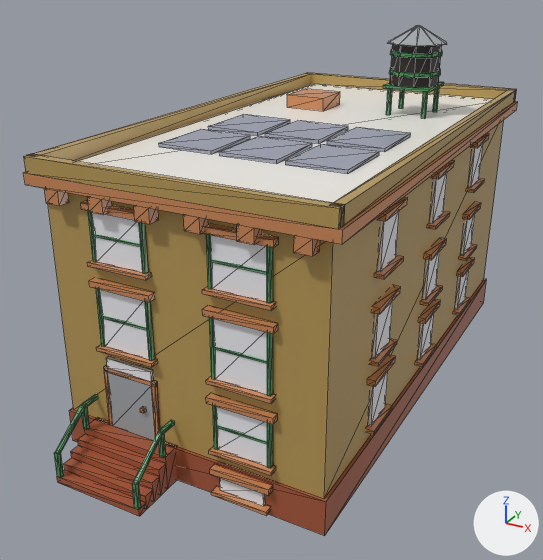
The glTF model assets/managed-models/buildings/house-1x2-3f-brownstone-a-solar/house-1x2-3f-brownstone-a-solar.glb: old version first, new version second.
Camera for both pictures: a camera (50 mm lens) standing at (1.141, -2.345, 1.523) and looking at (-0.066, -0.15, 0.425). The lights are fixed; the arrows at lower right show +X, +Y and +Z. The first picture is the older version. Mesh edges are drawn as thin lines. Vertices at exactly the same position are counted once.

Names of what the first picture shows: 'house-1x2-3f-brownstone-a-solar'.
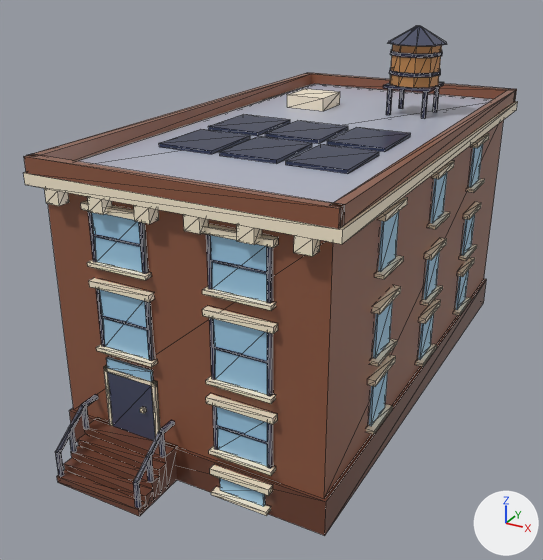
Location of each change, [x1, y1, x2, y2] in pixels of the pictures (543 x 560 px; the box of a moved part takes in the faces that stretch with it):
part 1 of me_house_1x2_3f_brownstone_a_solar, added: after [68, 427, 77, 453]
part 2 of me_house_1x2_3f_brownstone_a_solar, moved or reshaped: before [54, 396, 175, 509]; after [55, 396, 175, 509]
part 3 of me_house_1x2_3f_brownstone_a_solar, surface changed: [24, 26, 518, 536] in both

Diff of the bpy script that builds the scene:
```diff
--- a/assets/managed-models/buildings/house-1x2-3f-brownstone-a-solar/house-1x2-3f-brownstone-a-solar.glb.py
+++ b/assets/managed-models/buildings/house-1x2-3f-brownstone-a-solar/house-1x2-3f-brownstone-a-solar.glb.py
@@ me_house_1x2_3f_brownstone_a_solar @@
 # used by ob_house_1x2_3f_brownstone_a_solar; location = (0.0, 0.0, 0.0)
-me_house_1x2_3f_brownstone_a_solar.from_pydata(...)  # 1368 vertices, 2160 faces; spans x -0.5..0.5, y -1.0..0.98, z 0.0..1.26
+me_house_1x2_3f_brownstone_a_solar.from_pydata(...)  # 1384 vertices, 2184 faces; spans x -0.5..0.5, y -1.0..0.98, z 0.0..1.26
+# me_house_1x2_3f_brownstone_a_solar part 1: a new loose piece, a box spanning x -0.356..-0.344, y -0.931..-0.919, z 0.072..0.164, in mat_m_house_1x2_3f_brownstone_a_solar
+# me_house_1x2_3f_brownstone_a_solar part 2
+# 5 vertices are removed from x -0.36..-0.04, y -1.0..-0.99, z 0.02..0.11
+# 70 faces are deleted
+# 2 vertices move from x -0.06..-0.04, y -1.0, z 0.11 to x -0.06..-0.04, y -0.93, z 0.16
+# 8 vertices are added at x -0.06..-0.04, y -0.98..-0.92, z 0.02..0.16
+# 5 new vertices lie (0.0, 0.0, 0.1) away from vertices in x -0.36..-0.04, y -1.0..-0.99, z 0.02
+# 82 new faces join them
+# me_house_1x2_3f_brownstone_a_solar part 3: 2090 kept faces spanning x -0.5..0.5, y -1.0..0.98, z 0.0..1.26 get new texture (UV) coordinates
 me_house_1x2_3f_brownstone_a_solar.materials.append(mat_m_house_1x2_3f_brownstone_a_solar)
```
